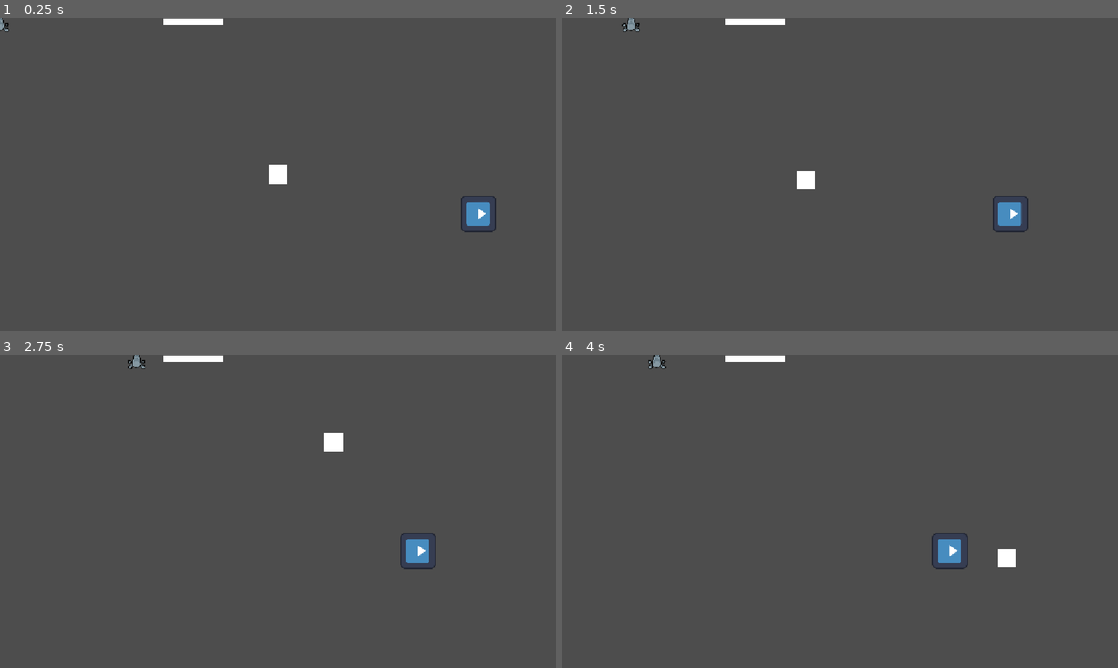
Above: before the commit, frames 1-4 (two rows, left to right).
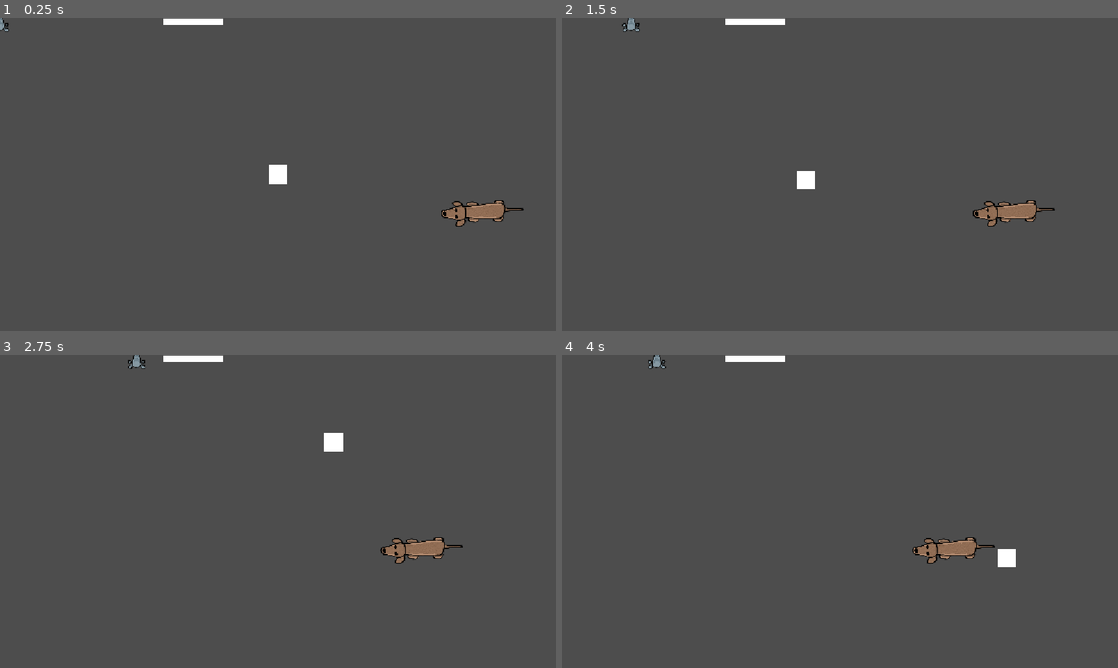
Above: after the commit, the same moments.

Repository: Neo-JCNM/faz-o-shifter
Game: Godot game, scene res://Assets/Test/zone/Zone1.tscn
The game is run twice, just before and just after one commit, with the same random seed, the same clock (stepped at 60 frames per second) and the same inputs. This scene is started directly instead of the project's main scene. The engine's default icon, where the game draws it, is replaced by a stand-in: a white triangle on a blue panel in a dark square.
Inputs (mouse positions are in pixels of both pictures, inside the frame that each line leads up to):
- Up to frame 1 (0.25 s): no input
- Up to frame 2 (1.5 s): tap Enter (ui_accept) at 0.5, 0.77 s; move the mouse to (962, 158) at 0.52 s; hold Right (moveRight) 0.53-1.25 s; hold E (shiftButton) 0.53-1.25 s; click (962, 158) at 0.67 s; drag from (728, 190) to (962, 158) at 1.27 s
- Up to frame 3 (2.75 s): move the mouse to (333, 442) at 2.02 s; hold Right (moveRight) from 2.03 s (still down); hold E (shiftButton) from 2.03 s (still down)
- Up to frame 4 (4 s): release Right (moveRight) at 2.75 s; release E (shiftButton) at 2.75 s; drag from (812, 574) to (756, 358) at 2.77 s; move the mouse to (1006, 558) at 3.52 s; hold Left (moveLeft) from 3.53 s (still down); hold E (shiftButton) from 3.53 s (still down); tap Enter (ui_accept) at 3.77 s

The runs differ from the first frame. In frame 1, 0.8% of the frame differs, in the area x 79-95%, y 56-69%; in frame 2, 0.8%; in frame 3, 0.8%; in frame 4, 0.8%.

Commit message:
Add dog's sprite and messing around

Diff:
--- a/Assets/Scripts/AI/Animals/GuardDog.tscn
+++ b/Assets/Scripts/AI/Animals/GuardDog.tscn
@@ -1,7 +1,7 @@
 [gd_scene format=3 uid="uid://d1dkfs8ycypiv"]
 
 [ext_resource type="Script" uid="uid://c4cmnvl3b6m21" path="res://Assets/Scripts/GuardDog.gd" id="1_vrsb6"]
-[ext_resource type="Texture2D" uid="uid://dfkk5j4a345vu" path="res://icon.svg" id="2_vrsb6"]
+[ext_resource type="Texture2D" uid="uid://cx7prt1scgyc8" path="res://Assets/Graphics/Sprites/Chien/Chien.png" id="2_vrsb6"]
 
 [sub_resource type="RectangleShape2D" id="RectangleShape2D_wpwwm"]
 size = Vector2(127, 128)
@@ -35,6 +35,9 @@
 shape = SubResource("RectangleShape2D_wpwwm")
 
 [node name="AnimatedSprite2D" type="AnimatedSprite2D" parent="." unique_id=695958373]
+position = Vector2(-1.7391307, -3.8146973e-06)
+rotation = -3.1415927
+scale = Vector2(0.72246045, 0.8201324)
 sprite_frames = SubResource("SpriteFrames_wpwwm")
 
 [node name="SmellArea" type="Area2D" parent="." unique_id=73333753]
--- a/Assets/Scripts/ScriptableObjects/DialogueSO.gd
+++ b/Assets/Scripts/ScriptableObjects/DialogueSO.gd
@@ -7,15 +7,3 @@
 @export var Name : String = "";
 @export var Content : String = "";
 @export var portrait : CompressedTexture2D = null;
-
-
-
-
-# Called when the node enters the scene tree for the first time.
-func _ready() -> void:
-	pass # Replace with function body.
-
-
-# Called every frame. 'delta' is the elapsed time since the previous frame.
-func _process(delta: float) -> void:
-	pass
--- a/Assets/Test/entity/player.tscn
+++ b/Assets/Test/entity/player.tscn
@@ -26,6 +26,7 @@
 size = Vector2(256, 254)
 
 [node name="Player" type="CharacterBody2D" unique_id=1684749387 groups=["player"]]
+platform_floor_layers = 4294950911
 script = ExtResource("1_cvnsp")
 caracteristics = ExtResource("2_t4l5d")
 baseCaracteristics = ExtResource("2_t4l5d")
--- a/Assets/Test/entity/playerMove.gd
+++ b/Assets/Test/entity/playerMove.gd
@@ -5,12 +5,13 @@
 #region Variables
 @export_group("Physic")
 @export var speed = 400;
+@export var shake = -15
 
 @export_group("Data")
 @export var caracteristics :  AnimalShiftSO = null;
 var shiftCount;
 @export var baseCaracteristics :  AnimalShiftSO = null;
-@export var cooldown = 5
+@export var cooldown = 5.0
 var screenSize;
 var fazed
 signal hit;
@@ -68,8 +69,13 @@
 	if velocity.length() > 0:
 		velocity = velocity.normalized() * speed;
 		$AnimatedSprite2D.play();
+		#$AnimatedSprite2D.rotation = shake
+		#shake = -2* shake
+
 	else:
 		$AnimatedSprite2D.stop();
+		#$AnimatedSprite2D.rotation= 0
+
 	move.emit(velocity*delta);
 	position += velocity * delta;
 	position = position.clamp(screenSize.position, screenSize.end);
@@ -96,8 +102,6 @@
 			caracteristics = baseCaracteristics;
 			speed = caracteristics.speed;
 			$AnimatedSprite2D.sprite_frames = caracteristics.sprite;
-
-	# Called every frame. 'delta' is the elapsed time since the previous frame.
 
 func onBodyEntered(_body):
 	hide();
@@ -131,6 +135,4 @@
 	cooldown_started = false
 	print("Off cooldown",SceneMan.on_cooldown)
 
-
-
 #endregion
--- a/Assets/Test/object/door.gd
+++ b/Assets/Test/object/door.gd
@@ -8,14 +8,6 @@
 @export_file("*.tscn") var scene_start : String
 @export_file("*.tscn") var scene_end : String
 
-# Called when the node enters the scene tree for the first time.
-func _ready() -> void:
-	pass
-
-# Called every frame. 'delta' is the elapsed time since the previous frame.
-func _process(delta: float) -> void:
-	pass
-
 func _on_area_2d_body_entered(body: Node2D) -> void:
 	print("===DOOR===")
 	SceneMan.scene_origin  = scene_start
--- a/Assets/Test/scene_man.gd
+++ b/Assets/Test/scene_man.gd
@@ -9,11 +9,6 @@
 	scene_origin = "first"
 	first_spawn =false
 
-
-# Called every frame. 'delta' is the elapsed time since the previous frame.
-func _process(delta: float) -> void:
-	pass
-
 func _update_door():
 	for door in doors:
 		if door.scene_end == scene_origin :
--- a/Assets/Test/script/hidingzone.gd
+++ b/Assets/Test/script/hidingzone.gd
@@ -6,7 +6,7 @@
 
 
 # Called every frame. 'delta' is the elapsed time since the previous frame.
-func _process(delta: float) -> void:
+func _process(_delta: float) -> void:
 	pass
 
 func _on_body_entered(body: Node2D) -> void:
Binary file added: Assets/Graphics/Sprites/Chien/Chien.png
Not shown, added: Assets/Graphics/Sprites/Chien/Chien.png.import
Not shown, added: Assets/Graphics/Sprites/Alien/Alien.clip
Not shown, added: Assets/Graphics/Sprites/Chien/Chien.clip
